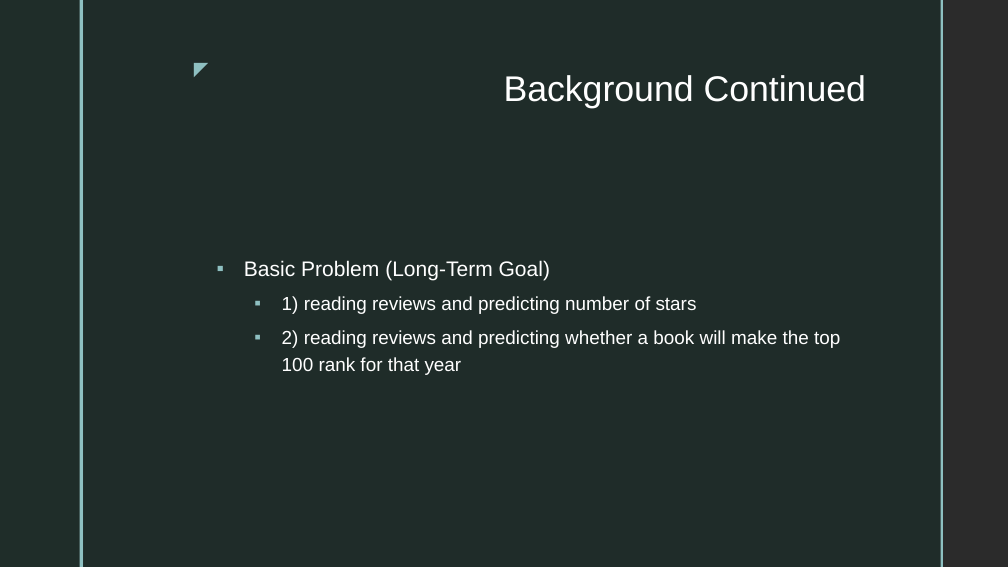
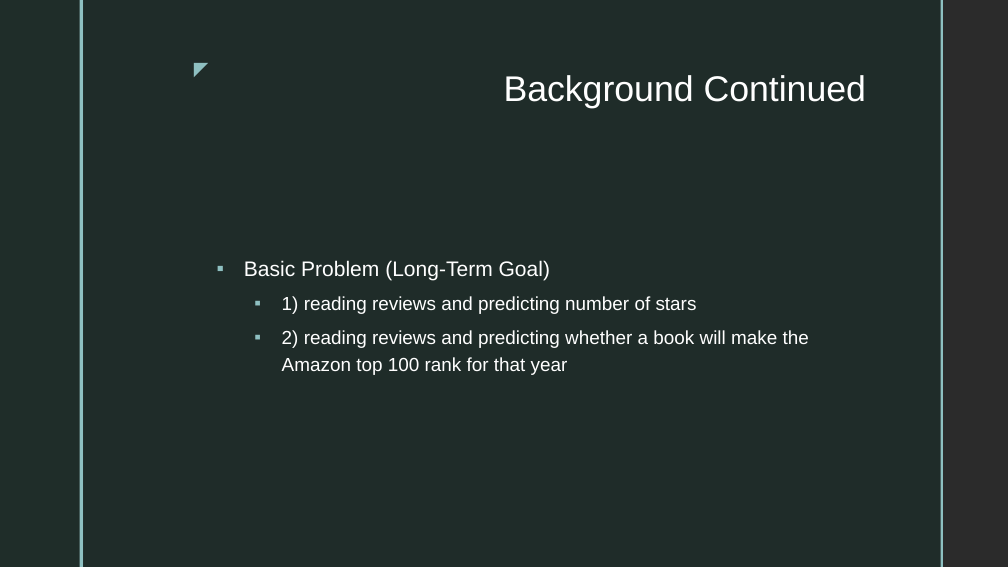
Before and after one commit to TKarlovitzDrexel/DSCI591_ACRSent, a slide deck: slide 3 of PitchPresentationACR_Edits.pptx. Drawn at 1008x567 pixels with LibreOffice and Linux fonts; fonts in the diff are those of the drawing; background and template pictures are left out; a plain dark background stands for a picture behind light text. Boxes give left, top, right and bottom in pixels: in the first picture for what was removed or moved away, otherwise in the second. Text is boxed around its words. In the diff, an @@ line names an element or a change of style, - is before the commit and + after.

Commit message:
Fixed some typos and added in Resources

```diff
--- a/PitchPresentationACR_Edits.pptx
+++ b/PitchPresentationACR_Edits.pptx
@@ text at (282, 330, 809, 375): text changed @@
-  ▪ 2) reading reviews and predicting whether a book will make the top 100 rank for that year
+  ▪ 2) reading reviews and predicting whether a book will make the Amazon top 100 rank for that year
```
Also in this commit, not shown: 4 other slides changed, 1 slide added.
